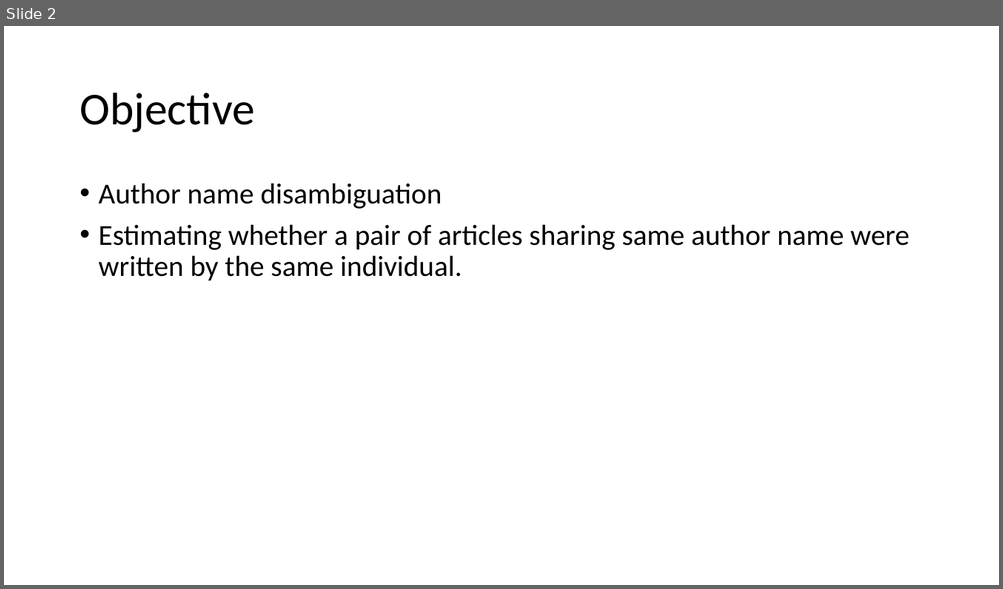
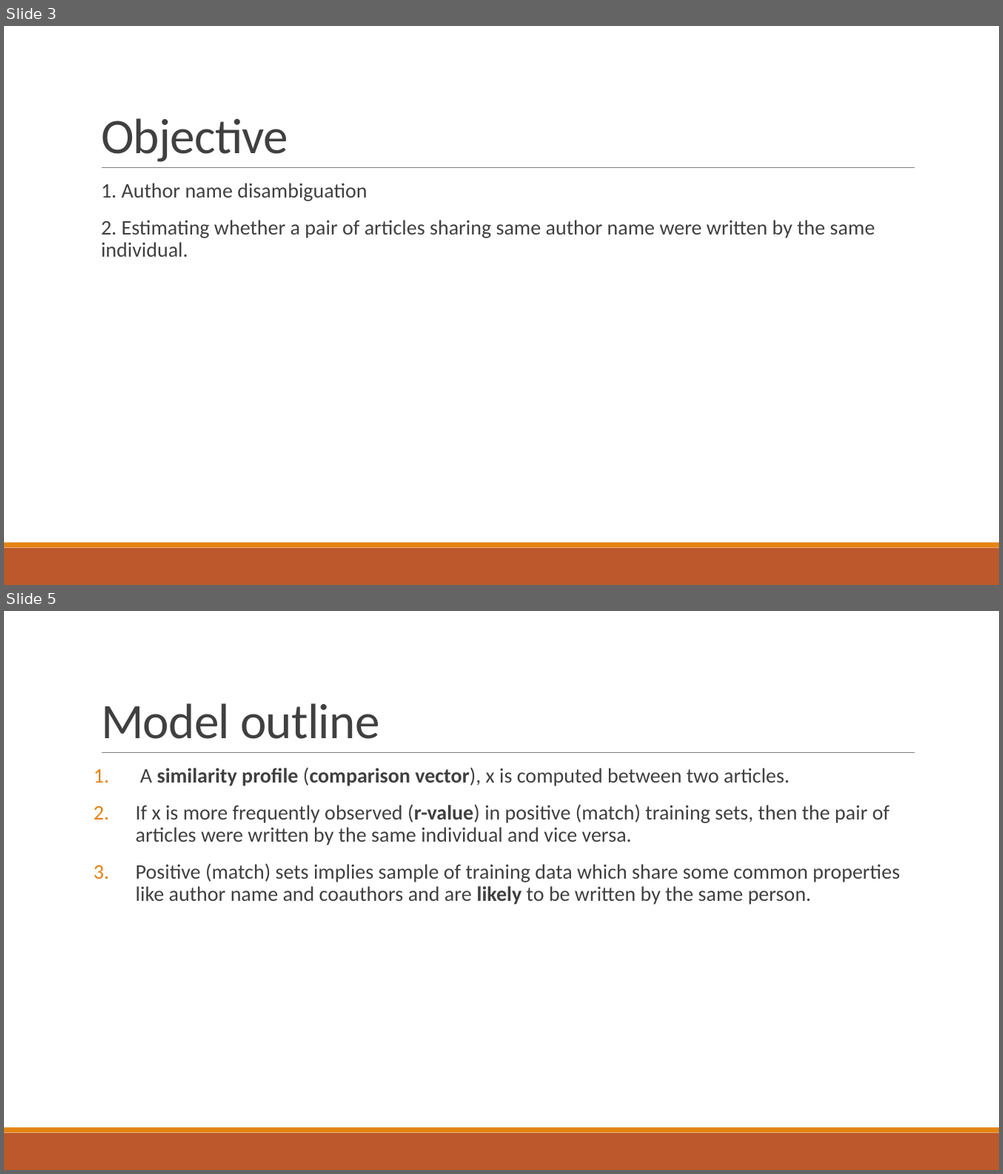
Before and after one commit to SternerLab/Authority, a slide deck: r_table/slides/Authority look up table.pptx. Shown one above the other, each under a label of ours: slide 2 before the commit, slides 3 and 5 after it; the slides between them are not shown. The pictures are 1003x589 and 1003x1174 pixels, drawn with LibreOffice and Linux fonts; fonts in the diff are those of the drawing. Boxes give left, top, right and bottom in pixels: in the first picture for what was removed or moved away, otherwise in the second. Text is boxed around its words. In the diff, an @@ line names an element or a change of style, - is before the commit and + after.

```diff
--- a/r_table/slides/Authority look up table.pptx
+++ b/r_table/slides/Authority look up table.pptx
@@ slide 5 added at bbox=[4, 611, 999, 1170], background #FFFFFF; not listed: 3 template elements that a slide beside it also shows @@
@@ title added at bbox=[101, 703, 380, 739], 48 pt, text #404040 @@
+Model outline
@@ text added at bbox=[136, 767, 899, 905], 20 pt, text #404040 @@
+1. A similarity profile (comparison vector), x is computed between two articles.
+2. If x is more frequently observed (r-value) in positive (match) training sets, then the pair of articles were written by the same individual and vice versa.
+3. Positive (match) sets implies sample of training data which share some common properties like author name and coauthors and are likely to be written by the same person.
@@ what was slide 2 is now slide 3 @@
@@ slide 3 changed as well @@
@@ title "Objective": place and size @@
-title "Objective" at bbox=[79, 93, 255, 133]
+title "Objective" at bbox=[101, 118, 288, 162]
@@ title "Objective" at bbox=[101, 118, 288, 162]: size 44 to 48 pt, text colour #000000 to #404040, letter spacing 0 to -0.5 pt; line spacing 0.9 to 0.85; vertical alignment middle to bottom @@
@@ line added from (102, 168) to (915, 168), #808080 0.5 pt @@
@@ text at bbox=[101, 183, 875, 257]: text changed; size 28 to 20 pt; text colour #000000 to #404040 @@
-• Author name disambiguation
-• Estimating whether a pair of articles sharing same author name were written by the same individual.
+  1. Author name disambiguation
+  2. Estimating whether a pair of articles sharing same author name were written by the same individual.
@@ rectangle added at bbox=[4, 548, 999, 585], fill #BD582C @@
@@ rectangle added at bbox=[4, 543, 999, 548], fill #E48312 @@
```
Also in this commit, not shown: 3 other slides changed, 15 other slides added, 5 slides removed.
